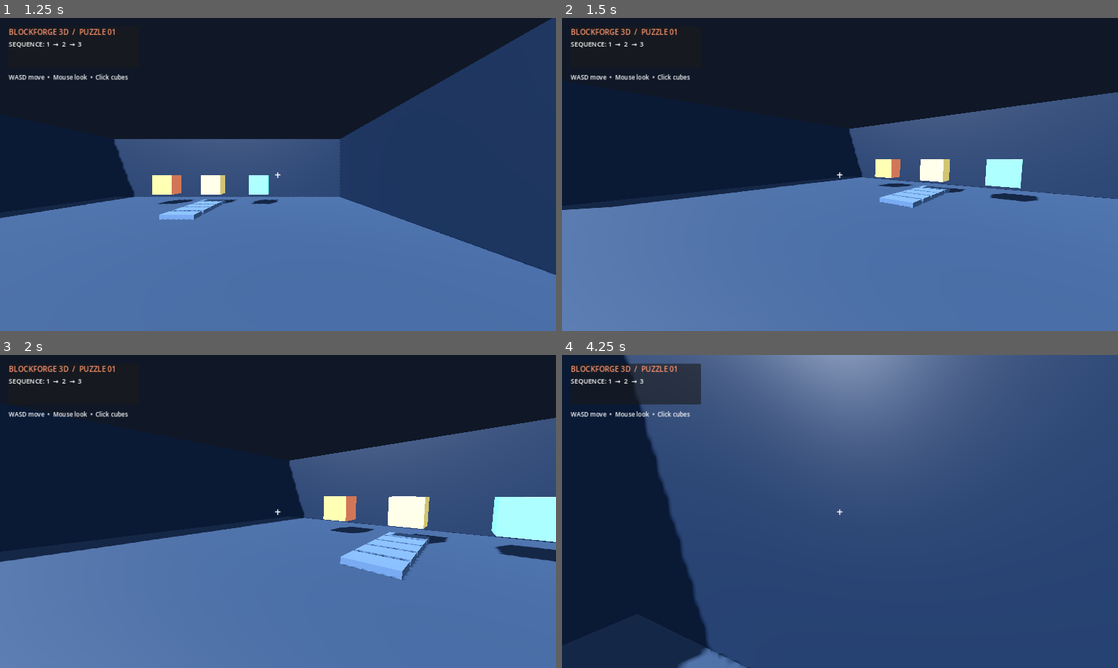
Above: before the commit, frames 1-4 (two rows, left to right).
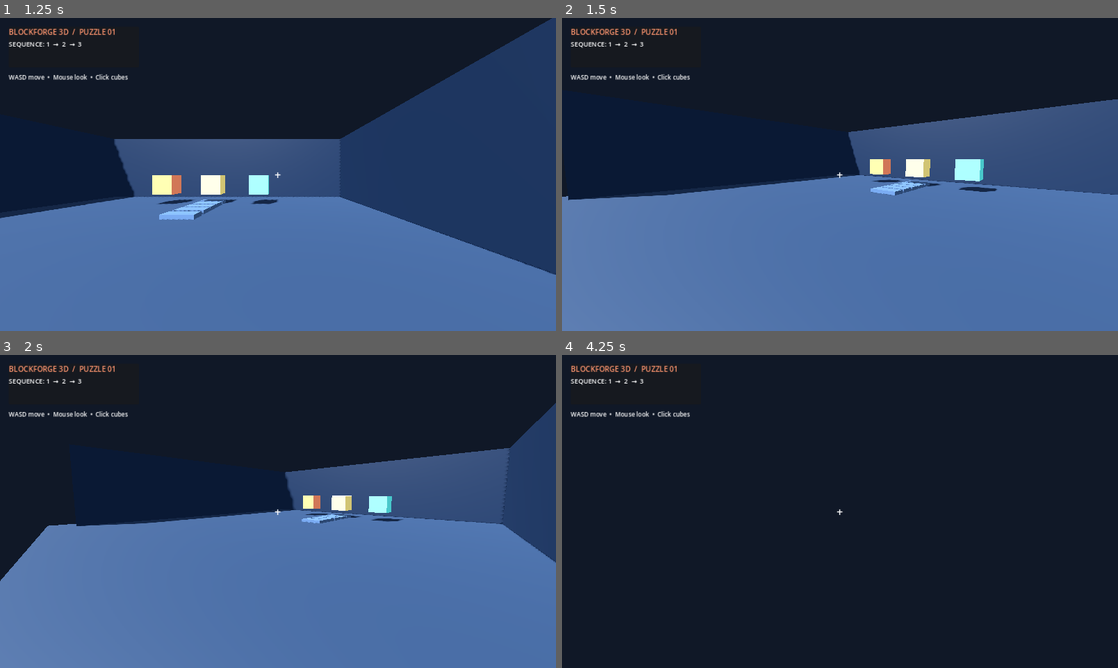
Above: after the commit, the same moments.

Repository: infonextgensolution1-cloud/Avish3d
Game: Godot game, scene res://scenes/main.tscn
Same seed, same stepped clock (60 frames per second), same inputs: the game is played once before the commit and once after it.
Inputs (mouse positions are in pixels of both pictures, inside the frame that each line leads up to):
- Up to frame 1 (1.25 s): tap Enter at 0.5 s; move the mouse to (400, 158) at 0.52 s; hold D (move_right) from 0.53 s (still down); click (400, 158) at 0.67 s
- Up to frame 2 (1.5 s): move the mouse to (812, 174) at 1.27 s; release D (move_right) at 1.28 s; hold W (move_forward) from 1.28 s (still down)
- Up to frame 3 (2 s): keep holding W (move_forward)
- Up to frame 4 (4.25 s): keep holding W (move_forward); move the mouse to (851, 505) at 2.02 s; move the mouse to (834, 517) at 2.77 s; click (834, 517) at 2.92 s; move the mouse to (878, 514) at 3.52 s

Frame 1 is identical in both runs. In frame 2, 4.9% of the frame differs, in the area x 0-100%, y 23-62%; in frame 3, 12%; in frame 4, 84%, in the area x 0-100%, y 0-100%.

Commit message:
Fix forward and backward movement direction

Diff:
--- a/scripts/main.gd
+++ b/scripts/main.gd
@@ -175,7 +175,7 @@
 	if player == null:
 		return
 	var input_vector := Input.get_vector("move_left", "move_right", "move_forward", "move_back")
-	var direction := player.global_transform.basis * Vector3(input_vector.x, 0, input_vector.y)
+	var direction := player.global_transform.basis * Vector3(input_vector.x, 0, -input_vector.y)
 	direction.y = 0
 	direction = direction.normalized()
 	player.velocity.x = direction.x * PLAYER_SCENELESS_SPEED
